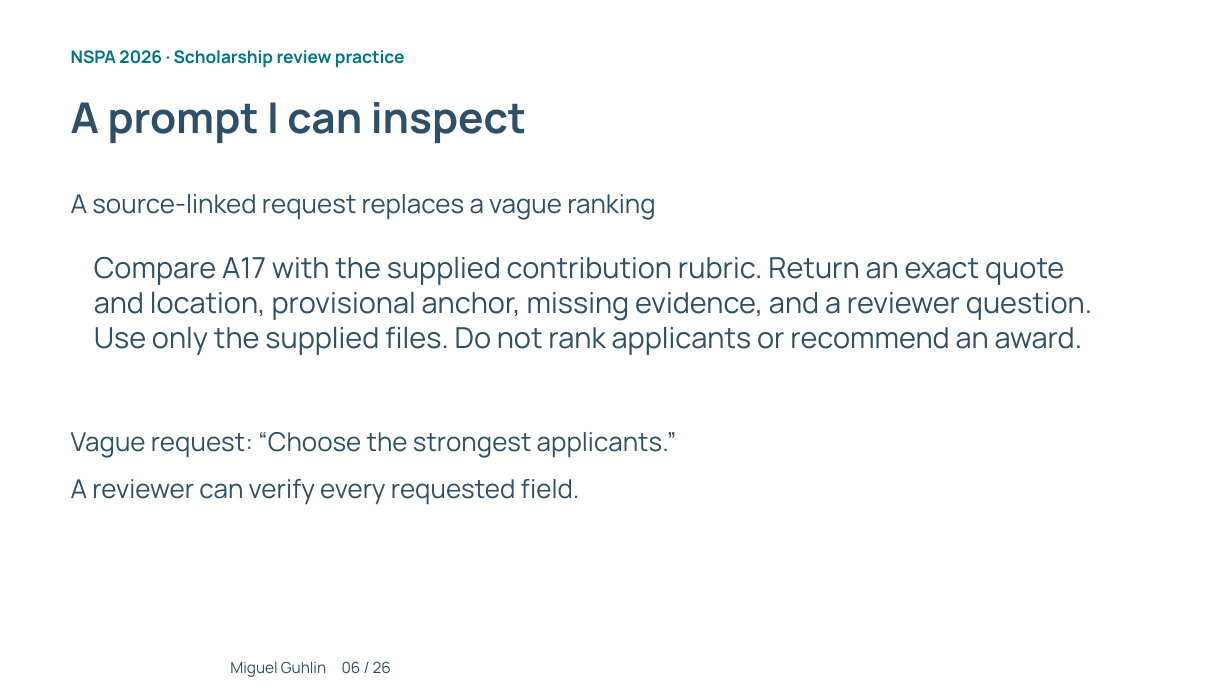
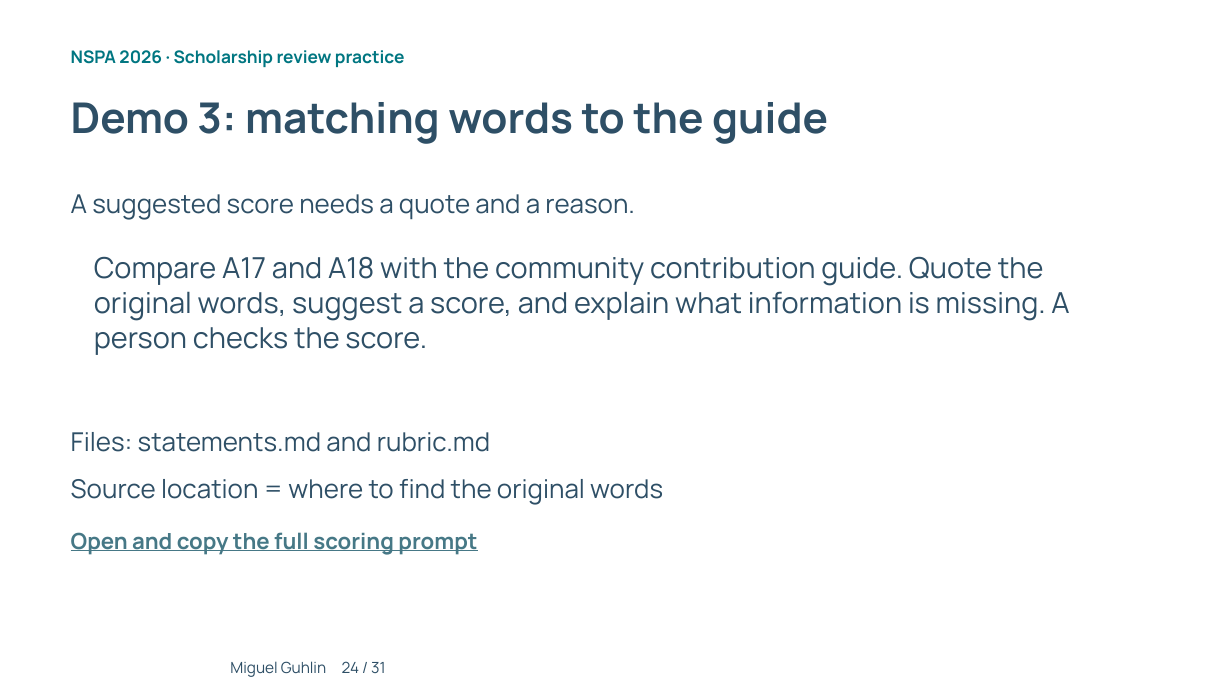
Before and after one commit to mguhlin/nspa, a slide deck: slide 24 of 2026/p/slides/ai-prompting-scholarship-review.pptx (slide 6 before the commit). Drawn at 1232x693 pixels with LibreOffice and Linux fonts; fonts in the diff are those of the drawing; background and template pictures are left out. Boxes give left, top, right and bottom in pixels: in the first picture for what was removed or moved away, otherwise in the second. Text is boxed around its words. In the diff, an @@ line names an element or a change of style, - is before the commit and + after.

```diff
--- a/2026/p/slides/ai-prompting-scholarship-review.pptx
+++ b/2026/p/slides/ai-prompting-scholarship-review.pptx
@@ text at bbox=[71, 102, 828, 144]: text changed @@
-A prompt I can inspect
+Demo 3: matching words to the guide
@@ text at bbox=[71, 194, 635, 220]: text changed @@
-A source-linked request replaces a vague ranking
+A suggested score needs a quote and a reason.
@@ text at bbox=[94, 256, 1069, 355]: text changed @@
-Compare A17 with the supplied contribution rubric. Return an exact quote and location, provisional anchor, missing evidence, and a reviewer question. Use only the supplied files. Do not rank applicants or recommend an award.
+Compare A17 and A18 with the community contribution guide. Quote the original words, suggest a score, and explain what information is missing. A person checks the score.
@@ text at bbox=[71, 432, 490, 452]: text changed @@
-Vague request: “Choose the strongest applicants.”
+Files: statements.md and rubric.md
@@ text at bbox=[71, 479, 663, 505]: text changed @@
-A reviewer can verify every requested field.
+Source location = where to find the original words
@@ text added at bbox=[71, 532, 477, 555], 17.2 pt, text #467886, bold, underline @@
+Open and copy the full scoring prompt
@@ text at bbox=[230, 661, 386, 677]: text changed @@
-Miguel Guhlin 06 / 26
+Miguel Guhlin 24 / 31
```
Also in this commit, not shown: 8 other slides changed, 22 slides added, 17 slides removed, 33 other files.
